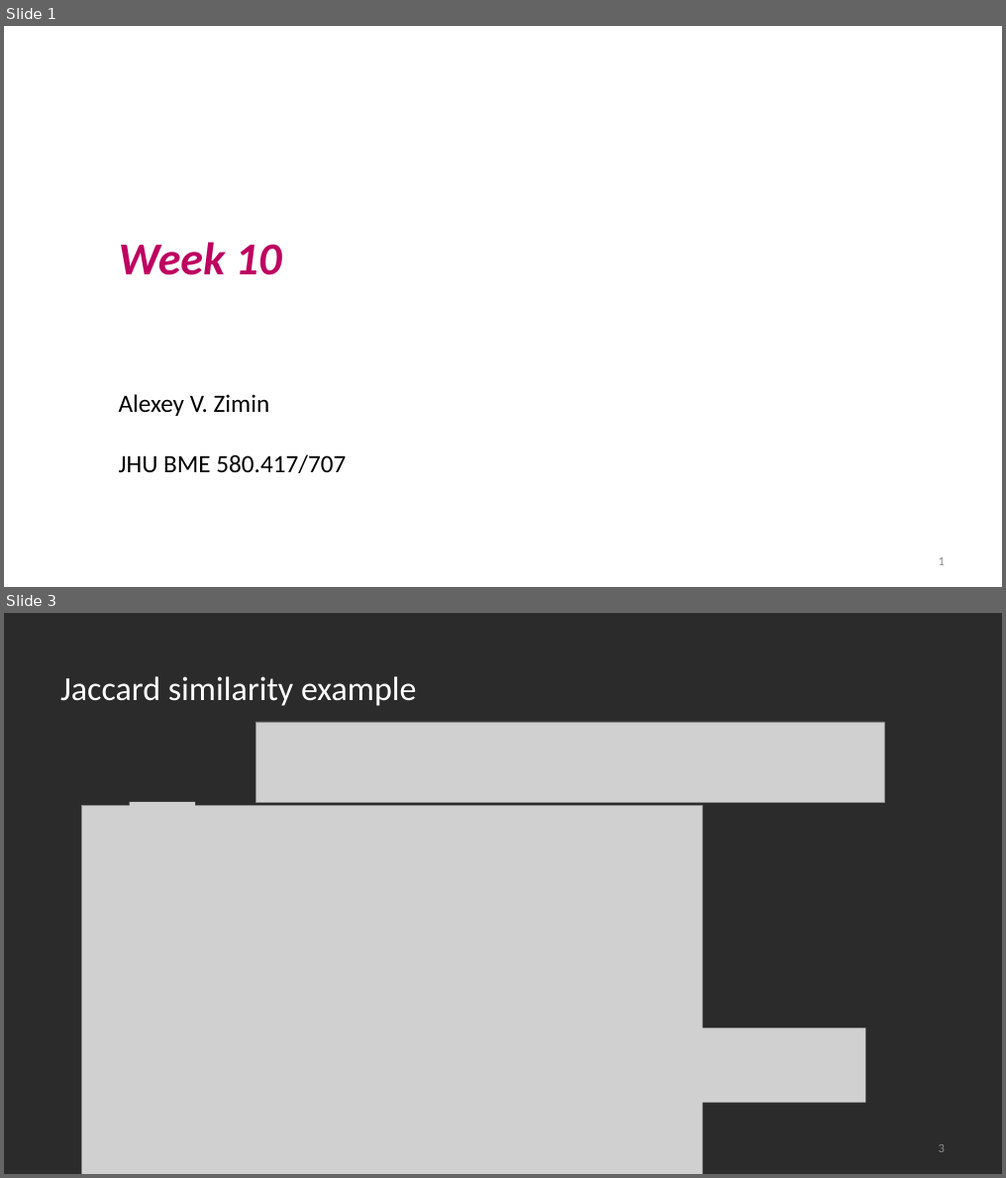
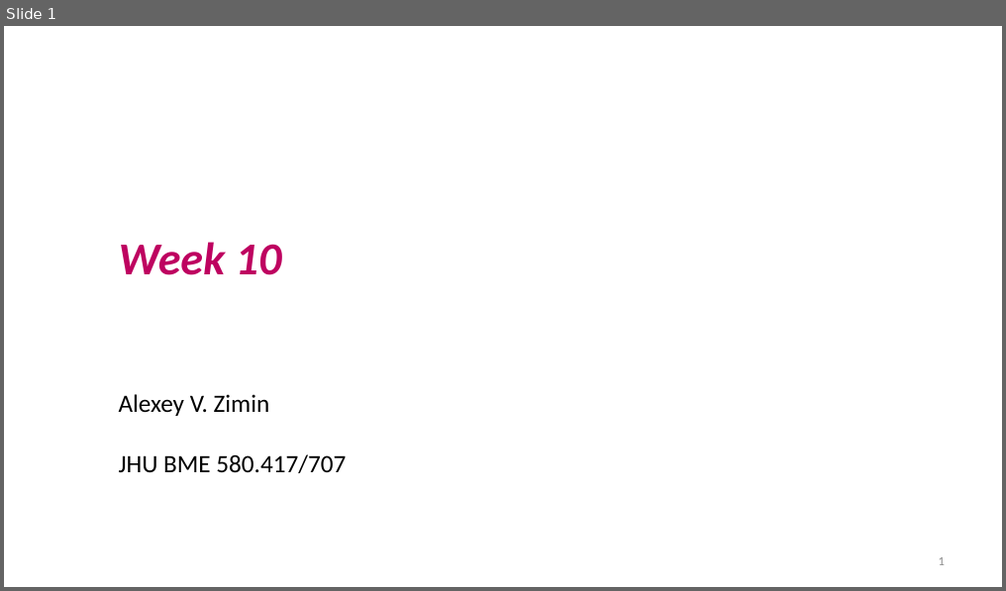
Before and after one commit to alekseyzimin/BME-Algorithms-for-Analysis-of-Genomic-Data, a slide deck: Lectures/Week 10 -- Evaluation of Transcript assemblies.pptx. Shown one above the other, each under a label of ours: slides 1 and 3 before the commit, slide 1 after it; the slides between them are not shown. The pictures are 1006x1178 and 1006x591 pixels, drawn with LibreOffice and Linux fonts; fonts in the diff are those of the drawing; grey boxes stand for pictures; background and template pictures are left out; a plain dark background stands for a picture behind light text. Boxes give left, top, right and bottom in pixels: in the first picture for what was removed or moved away, otherwise in the second. Text is boxed around its words. In the diff, an @@ line names an element or a change of style, - is before the commit and + after.

```diff
--- a/Lectures/Week 10 -- Evaluation of Transcript assemblies.pptx
+++ b/Lectures/Week 10 -- Evaluation of Transcript assemblies.pptx
@@ slide 3 removed at bbox=[4, 613, 1002, 1174], background picture (left out) @@
@@ title removed at bbox=[60, 676, 417, 706] @@
-Jaccard similarity example
@@ picture removed at bbox=[256, 722, 885, 802] @@
@@ picture removed at bbox=[82, 806, 703, 1174] @@
@@ picture removed at bbox=[129, 802, 195, 845] @@
@@ picture removed at bbox=[210, 854, 330, 935] @@
@@ picture removed at bbox=[124, 979, 190, 1022] @@
@@ picture removed at bbox=[392, 1029, 866, 1103] @@
@@ page number removed at bbox=[939, 1145, 944, 1153] @@
-3
```
Also in this commit, not shown: 2 slides changed, 1 other slide removed, 1 other file.
